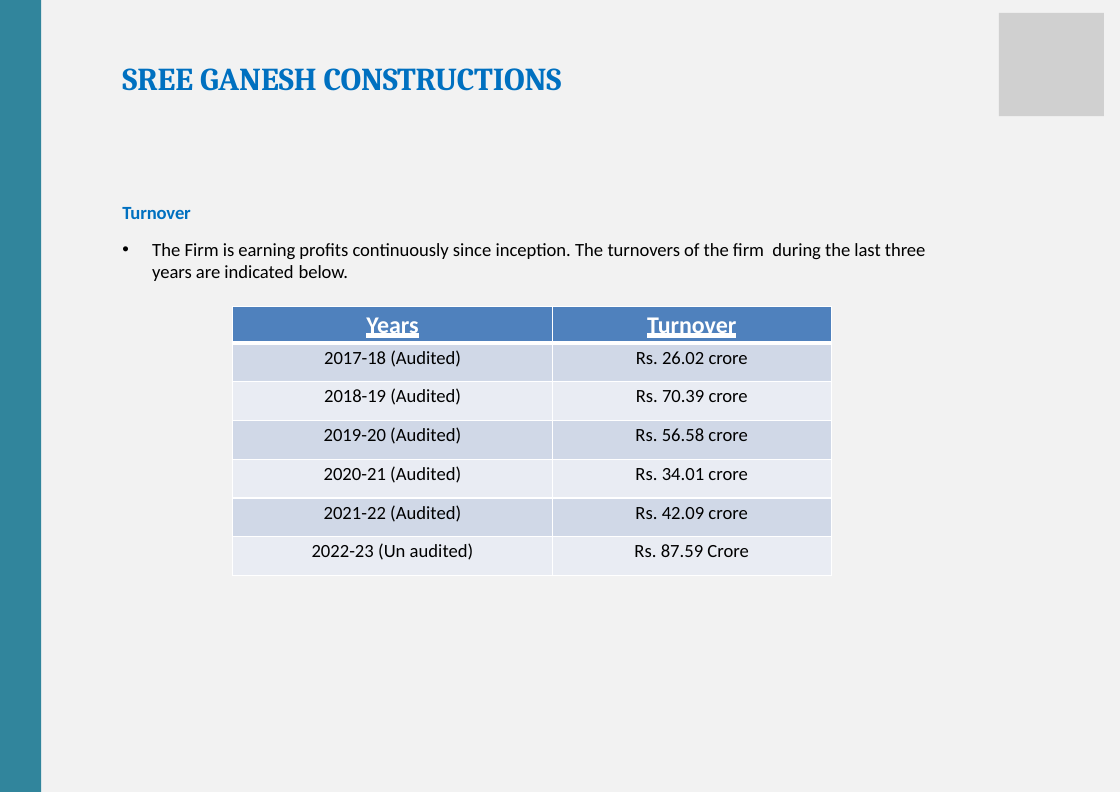
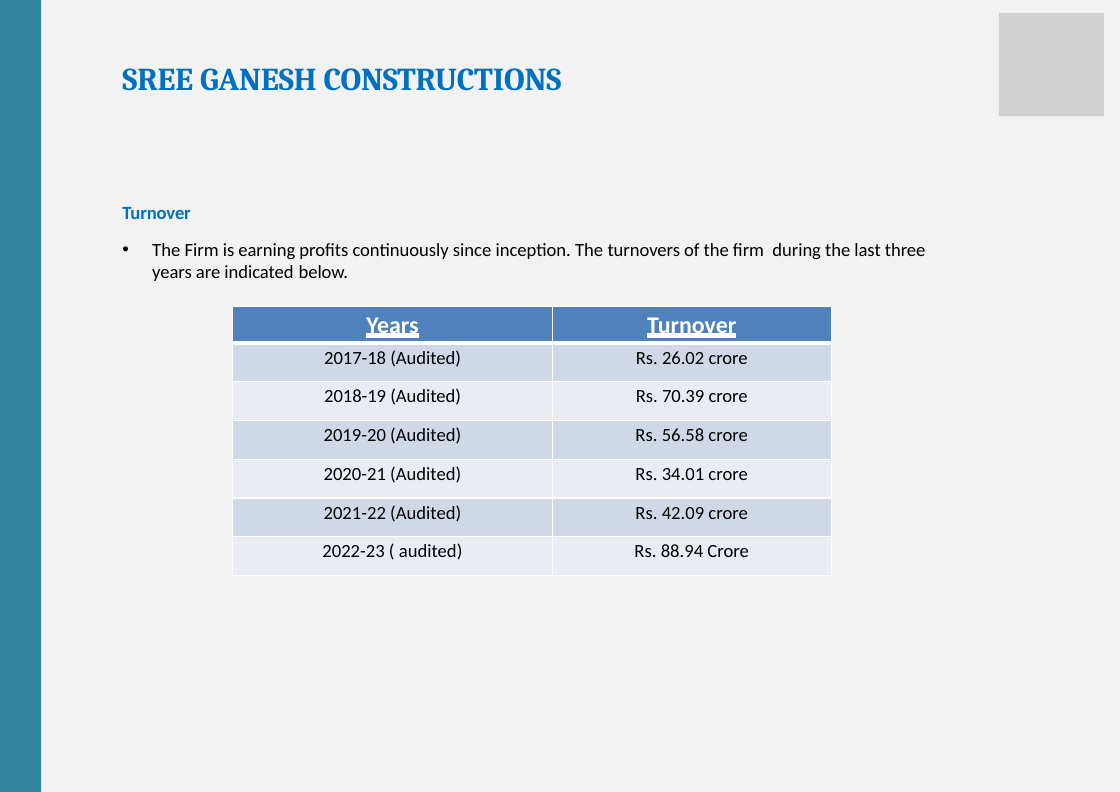
Before and after one commit to mintuhouse/sreeganesh, a slide deck: slide 8 of downloads/SGC_Profile.pptx. Drawn at 1120x792 pixels with LibreOffice and Linux fonts; fonts in the diff are those of the drawing; grey boxes stand for pictures. Boxes give left, top, right and bottom in pixels: in the first picture for what was removed or moved away, otherwise in the second. Text is boxed around its words. In the diff, an @@ line names an element or a change of style, - is before the commit and + after.

```diff
--- a/downloads/SGC_Profile.pptx
+++ b/downloads/SGC_Profile.pptx
@@ table at (x1=233, y1=307, x2=832, y2=576) @@
-row 7, column 1: 2022-23 (Un audited)
+row 7, column 1: 2022-23 ( audited)
-row 7, column 2: Rs. 87.59 Crore
+row 7, column 2: Rs. 88.94 Crore
```
Also in this commit, not shown: 3 other slides changed, 1 other file.
